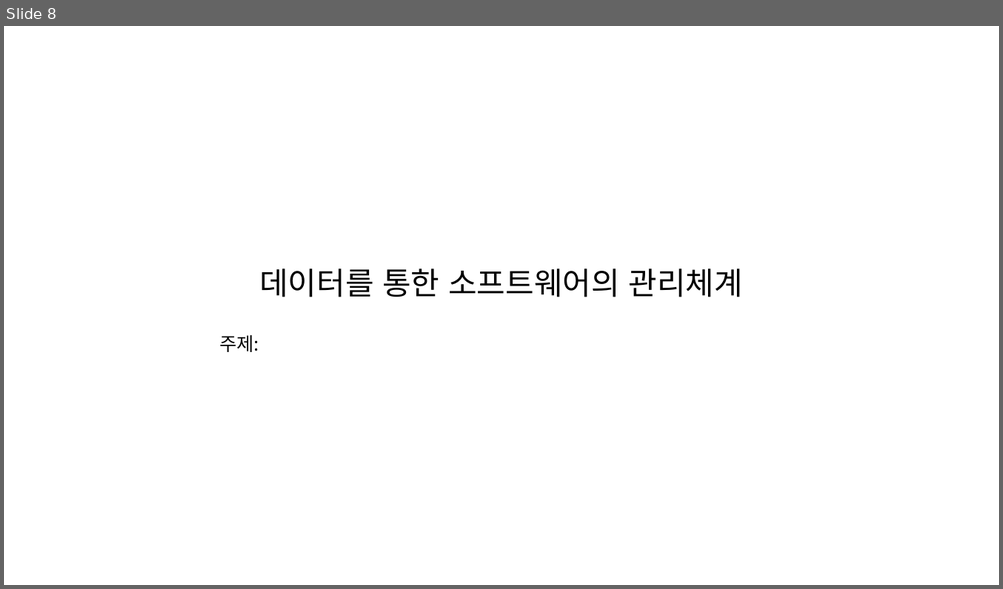
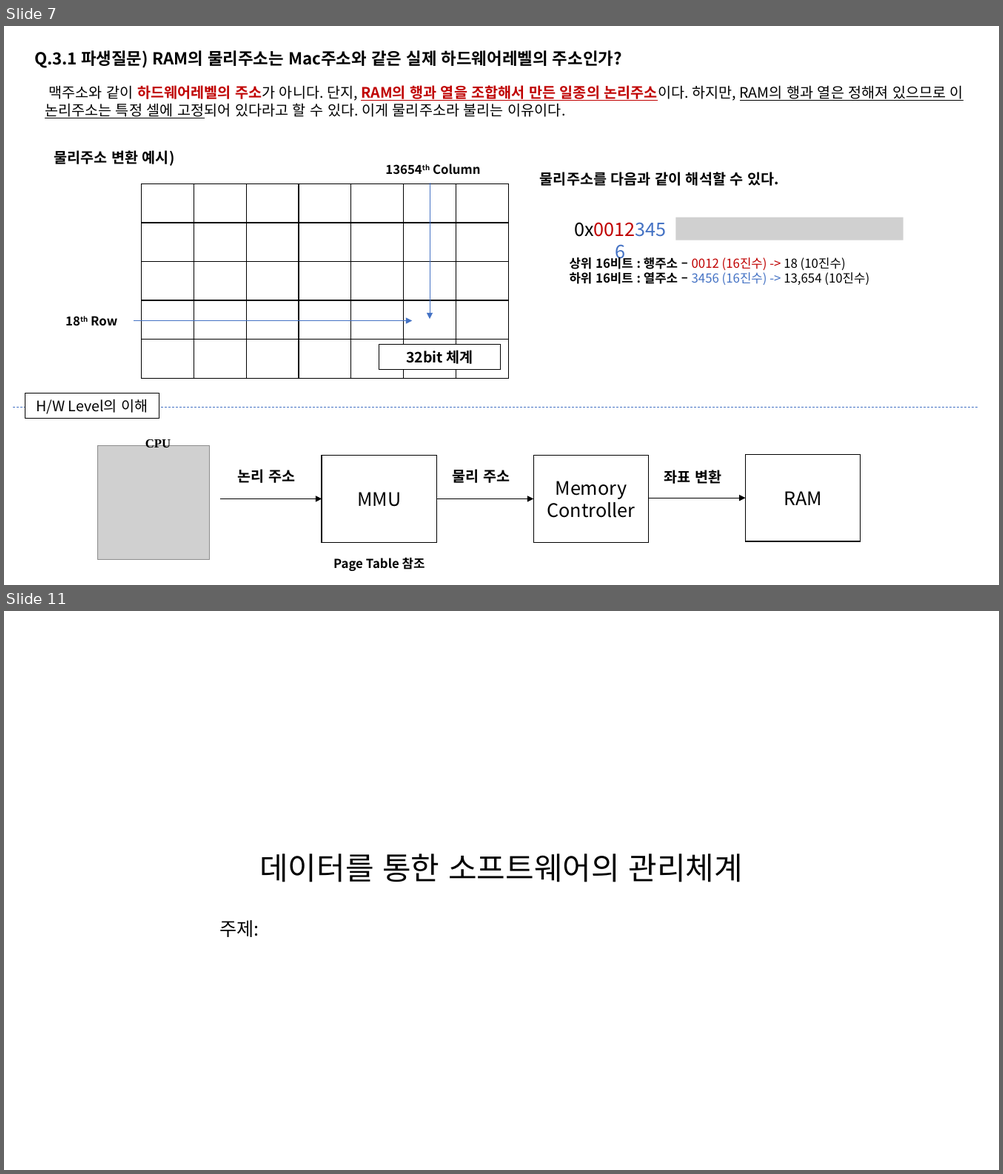
Before and after one commit to taehyuklee/C-CppStudy, a slide deck: CSwithC/CS-explanation.pptx. Shown one above the other, each under a label of ours: slide 8 before the commit, slides 7 and 11 after it; the slides between them are not shown. The pictures are 1003x589 and 1003x1174 pixels, drawn with LibreOffice and Linux fonts; fonts in the diff are those of the drawing; grey boxes stand for pictures. Boxes give left, top, right and bottom in pixels: in the first picture for what was removed or moved away, otherwise in the second. Text is boxed around its words. In the diff, an @@ line names an element or a change of style, - is before the commit and + after.

```diff
--- a/CSwithC/CS-explanation.pptx
+++ b/CSwithC/CS-explanation.pptx
@@ slide 7 added at <box>4,26,999,585</box>, background #FFFFFF @@
@@ text added at <box>34,50,622,68</box>, 16 pt, text #000000, bold @@
+Q.3.1 파생질문) RAM의 물리주소는 Mac주소와 같은 실제 하드웨어레벨의 주소인가?
@@ text added at <box>45,85,963,118</box>, 14 pt, text #000000 @@
+맥주소와 같이 하드웨어레벨의 주소가 아니다. 단지, RAM의 행과 열을 조합해서 만든 일종의 논리주소이다. 하지만, RAM의 행과 열은 정해져 있으므로 이 논리주소는 특정 셀에 고정되어 있다라고 할 수 있다. 이게 물리주소라 불리는 이유이다.
@@ text added at <box>54,150,175,166</box>, 14 pt, text #000000, bold @@
+물리주소 변환 예시)
@@ text added at <box>432,164,480,175</box>, 12 pt, text #000000, bold @@
+13654th Column
@@ text added at <box>540,172,779,186</box>, 14 pt, text #000000, bold @@
+물리주소를 다음과 같이 해석할 수 있다.
@@ table added at <box>142,184,507,379</box>, 5 rows, 7 columns @@
+ |  |  |  |  |  | 
+ |  |  |  |  |  | 
+ |  |  |  |  |  | 
+ |  |  |  |  |  | 
+ |  |  |  |  |  | 
@@ arrow added from (430, 183) to (430, 319), #4472C4 0.5 pt @@
@@ text added at <box>562,214,679,244</box>, 18 pt, text #C00000 @@
+0x00123456
@@ picture added at <box>675,218,903,241</box> @@
@@ text added at <box>569,255,869,285</box>, 12 pt, text #000000 @@
+상위 16비트 : 행주소 – 0012 (16진수) -> 18 (10진수)
+하위 16비트 : 열주소 – 3456 (16진수) -> 13,654 (10진수)
@@ text added at <box>91,316,117,326</box>, 12 pt, text #000000, bold @@
+18th Row
@@ arrow added from (134, 321) to (412, 321), #4472C4 0.5 pt @@
@@ rectangle added at <box>379,345,500,370</box>, fill #FFFFFF, outline #000000 0.75 pt, 14 pt, text #000000, bold @@
+32bit 체계
@@ rectangle added at <box>25,394,159,419</box>, fill #FFFFFF, outline #000000 0.75 pt, 14 pt, text #000000 @@
+H/W Level의 이해
@@ line added from (13, 407) to (979, 407), #4472C4 0.5 pt dashed @@
@@ group added at <box>97,438,860,571</box>: 5 texts, 3 rectangles, 3 arrows, 1 picture @@
+CPU
+MMU
+논리 주소
+물리 주소
+Memory Controller
+RAM
+좌표 변환
+Page Table 참조
@@ what was slide 8 is now slide 11 @@
```
Also in this commit, not shown: 2 slides changed, 2 other slides added.
